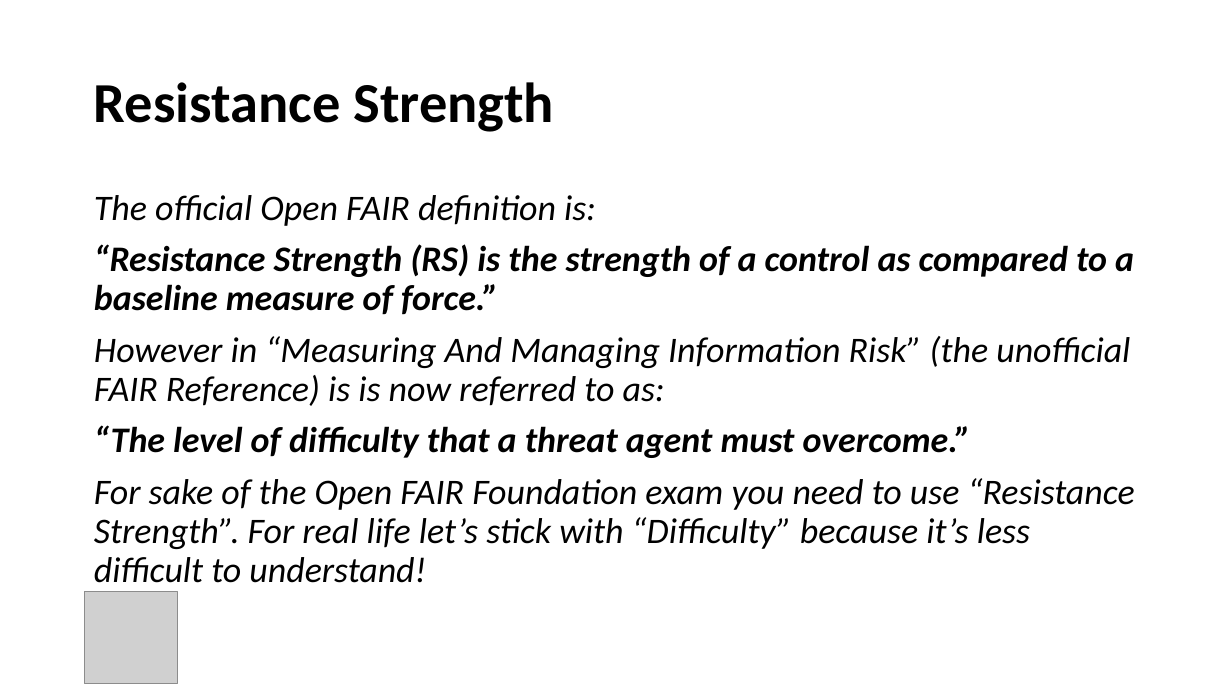
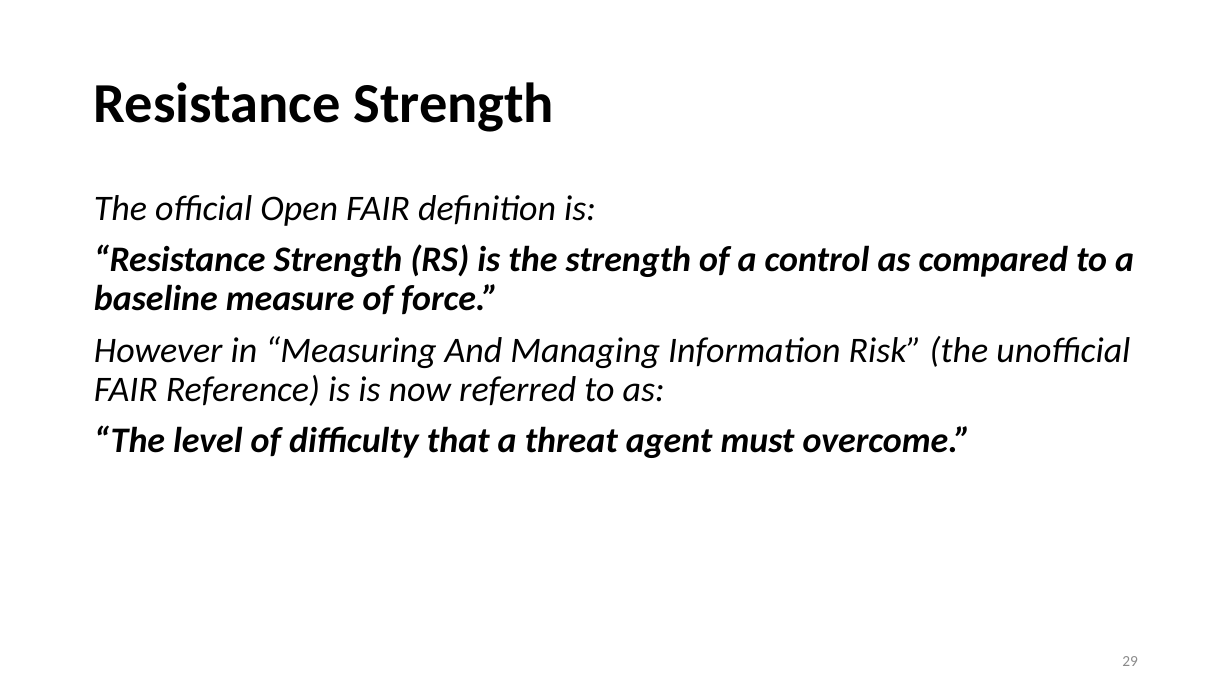
Before and after one commit to OSUso/FAIR-Open-Course, a slide deck: slide 29 of FAIR Open Course - Module 02 - The FAIR Model.pptx (slide 27 before the commit). Drawn at 1232x693 pixels with LibreOffice and Linux fonts; fonts in the diff are those of the drawing; grey boxes stand for pictures. Boxes give left, top, right and bottom in pixels: in the first picture for what was removed or moved away, otherwise in the second. Text is boxed around its words. In the diff, an @@ line names an element or a change of style, - is before the commit and + after.

```diff
--- a/FAIR Open Course - Module 02 - The FAIR Model.pptx
+++ b/FAIR Open Course - Module 02 - The FAIR Model.pptx
@@ text at box(94, 478, 1135, 583): paragraph removed @@
-For sake of the Open FAIR Foundation exam you need to use “Resistance Strength”. For real life let’s stick with “Difficulty” because it’s less difficult to understand!
@@ picture removed at box(85, 592, 177, 684) @@
@@ page number added at box(1122, 656, 1138, 666), 12 pt, text #8C8C8C @@
+29
```
Also in this commit, not shown: 62 other slides changed, 3 slides added, 2 other files.
